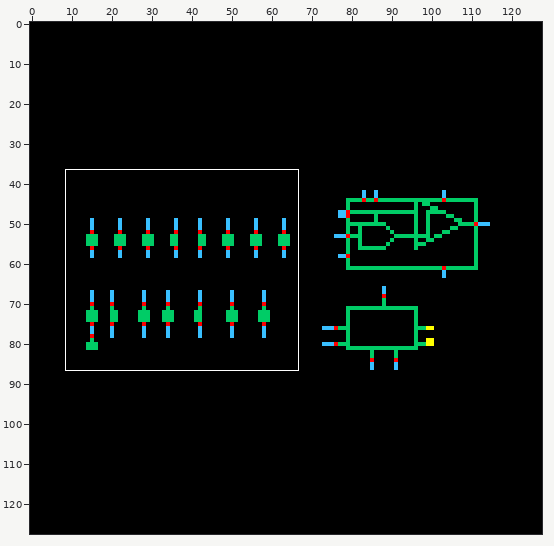
Edited in one commit: sprite sheet (final_project/zz_ADC/schematic/thumbnail_128x128.png). Above: a wide view before the commit, with the close-up outlined.
Close-up. Old version:
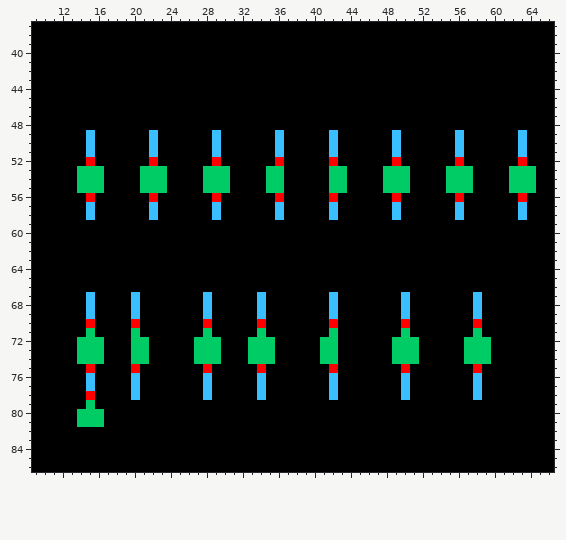
The file is 128x128 pixels. Shown: x 9..66, y 37..86. The commit also changed other parts of the picture, which this record leaves out.
Now the later version:
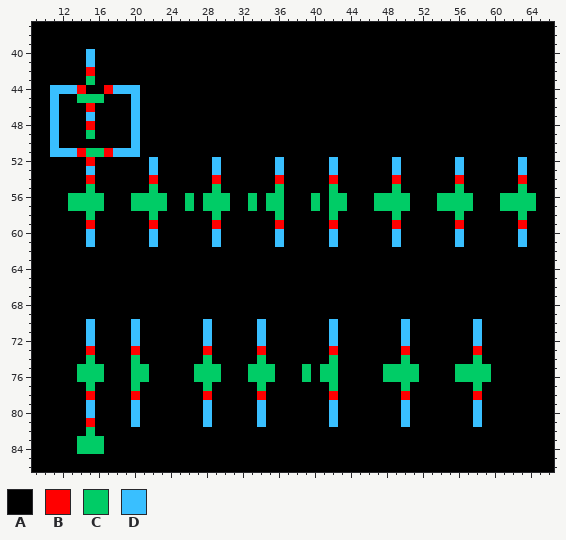
Palette (. is transparent): A #000000  B #ff0000  C #00cc66  D #39bfff
What changed:
The author changed colour C to colour A in rows 53 to 55 at x 14, 16, 21, 23, 28, 30, 35, 43, 48, 50, 55, 57, 62 and 64; in rows 72 to 74 at x 14, 16, 21, 27, 29, 33, 35, 41, 49, 51, 57 and 59; in rows 80 to 81 at x 14 and 16.
The author changed colour D to colour A in row 49 at x 22, 29, 36, 42, 49, 56 and 63; in row 50 at x 15, 22, 29, 36, 42, 49, 56 and 63; in row 51 at x 22, 29, 36, 42, 49, 56 and 63; in rows 67 to 69 at x 15, 20, 28, 34, 42, 50 and 58.
The author changed colour A to colour B in row 42 at x 15; in row 44 at x 14 and 17; in row 46 at x 15; in row 48 at x 15; in row 51 at x 14 and 17; in row 59 at x 15, 22, 29, 36, 42, 49, 56 and 63.
The author changed colour C to colour B in row 54 at x 15, 22, 29, 36, 42, 49, 56 and 63; in row 73 at x 15, 20, 28, 34, 42, 50 and 58; in row 81 at x 15.
The author changed colour D to colour B in row 78 at x 20, 28, 34, 42, 50 and 58.
The author changed colour A to colour C in row 43 at x 15; in row 45 at x 14 to 16; in row 51 at x 16; in rows 56 to 57 at x 13 to 14, 16, 20 to 21, 23, 26, 28, 30, 33, 35, 40, 43, 47 to 48, 50, 54 to 55, 57, 61 to 62 and 64; in rows 75 to 76 at x 14, 16, 21, 27, 29, 33, 35, 39, 41, 48 to 49, 51, 56 to 57 and 59; in row 82 at x 15.
The author changed colour A to colour C in rows 83 to 84 at x 14 to 16.
The author changed colour B to colour C in row 56 at x 15, 22, 29, 36, 42, 49, 56 and 63; in row 75 at x 15, 20, 28, 34, 42, 50 and 58.
The author changed colour D to colour C in row 49 at x 15; in row 51 at x 15; in rows 57 to 58 at x 15, 22, 29, 36, 42, 49, 56 and 63; in rows 76 to 77 at x 15, 20, 28, 34, 42, 50 and 58.
The author changed colour A to colour D in rows 40 to 41 at x 15; in row 44 at x 11 to 13 and 18 to 20; in rows 45 to 46 at x 11 and 20; in row 47 at x 11, 15 and 20; in rows 48 to 50 at x 11 and 20; in row 51 at x 11 to 13 and 18 to 20.
The author changed colour A to colour D in rows 60 to 61 at x 15, 22, 29, 36, 42, 49, 56 and 63; in rows 79 to 81 at x 20, 28, 34, 42, 50 and 58.
The author changed colour B to colour D in row 52 at x 22, 29, 36, 42, 49, 56 and 63; in row 70 at x 15, 20, 28, 34, 42, 50 and 58.
The author changed colour C to colour D in row 53 at x 15, 22, 29, 36, 42, 49, 56 and 63; in rows 71 to 72 at x 15, 20, 28, 34, 42, 50 and 58; in rows 79 to 80 at x 15.
Changed places in both close-ups, as pixel boxes (x1, y1, x2, y2):
changed: (50, 49, 410, 247)
changed: (437, 130, 536, 247)
changed: (77, 292, 149, 454)
changed: (194, 292, 221, 427)
changed: (248, 292, 275, 427)
changed: (302, 292, 338, 427)
changed: (383, 292, 491, 427)
